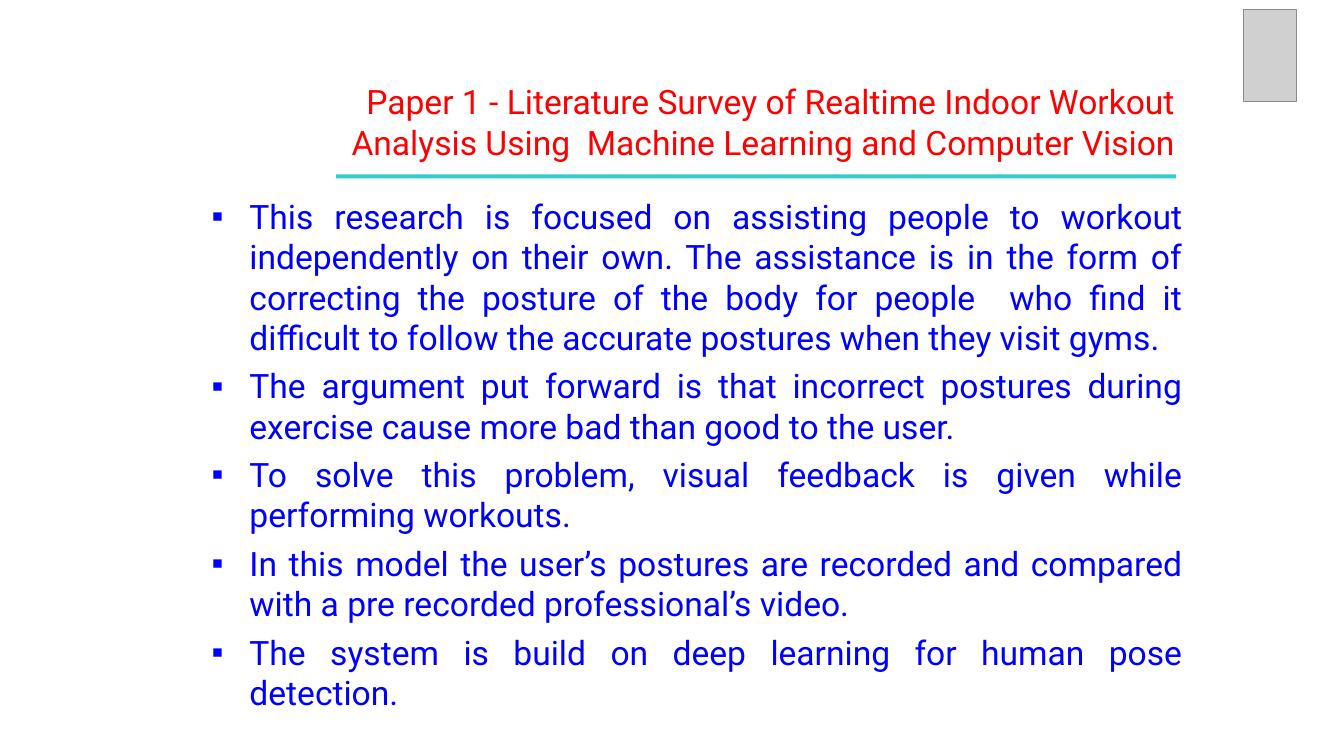
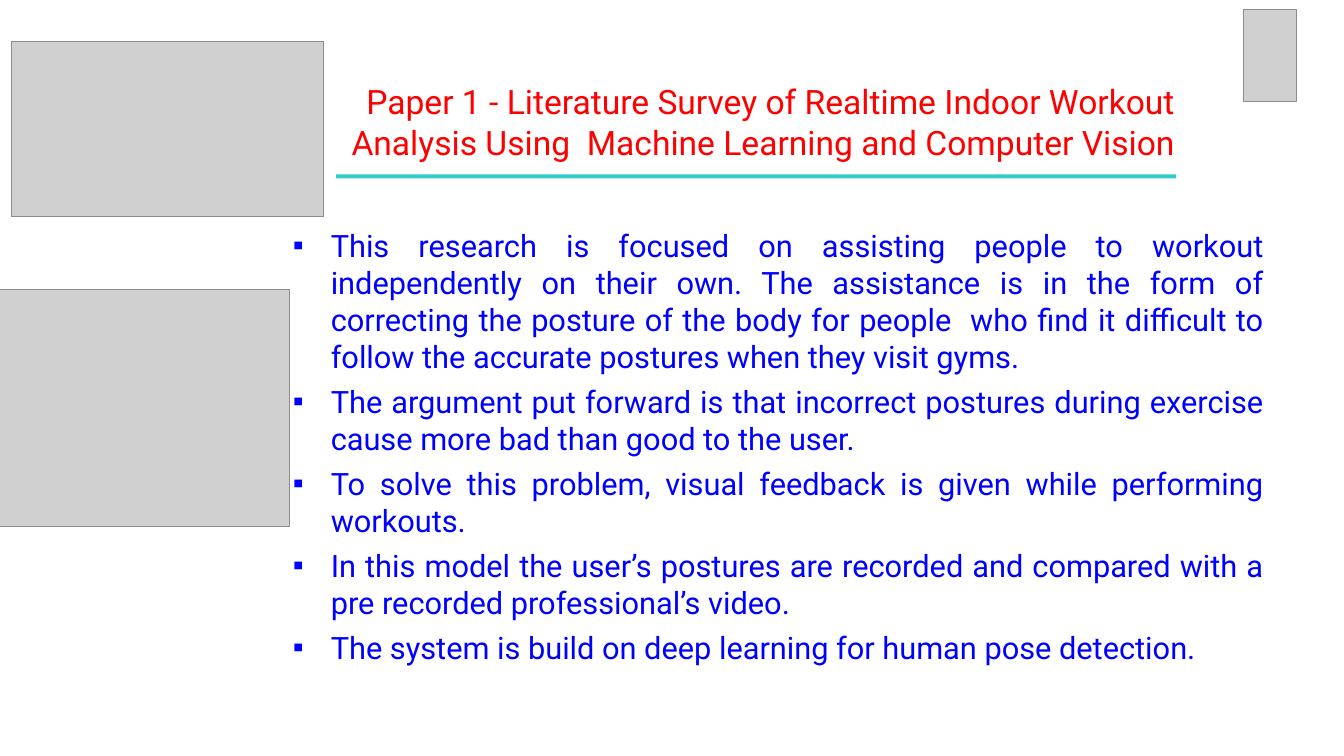
Before and after one commit to VishnuJG/CV-Workout, a slide deck: slide 7 of LiteratureSurvey/UE19CS390A_REVIEW 2.pptx (slide 8 before the commit). Drawn at 1344x756 pixels with LibreOffice and Linux fonts; fonts in the diff are those of the drawing; grey boxes stand for pictures. Boxes give left, top, right and bottom in pixels: in the first picture for what was removed or moved away, otherwise in the second. Text is boxed around its words. In the diff, an @@ line names an element or a change of style, - is before the commit and + after.

```diff
--- a/LiteratureSurvey/UE19CS390A_REVIEW 2.pptx
+++ b/LiteratureSurvey/UE19CS390A_REVIEW 2.pptx
@@ picture added at (11, 41, 324, 217) @@
@@ text "This research is focused on ...": place and size @@
-text "This research is focused on ..." at (249, 203, 1182, 706)
+text "This research is focused on ..." at (331, 233, 1263, 666)
@@ text "This research is focused on ..." at (331, 233, 1263, 666): size 24 to 22 pt @@
@@ picture added at (0, 289, 290, 526) @@
```
Also in this commit, not shown: 17 other slides changed, 7 slides added, 3 slides removed, 1 other file.
